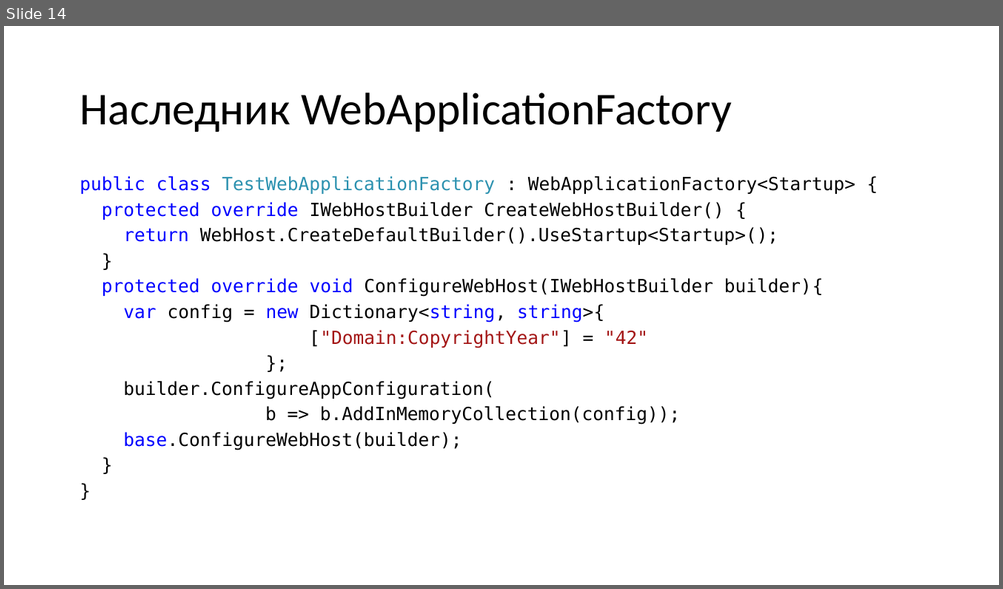
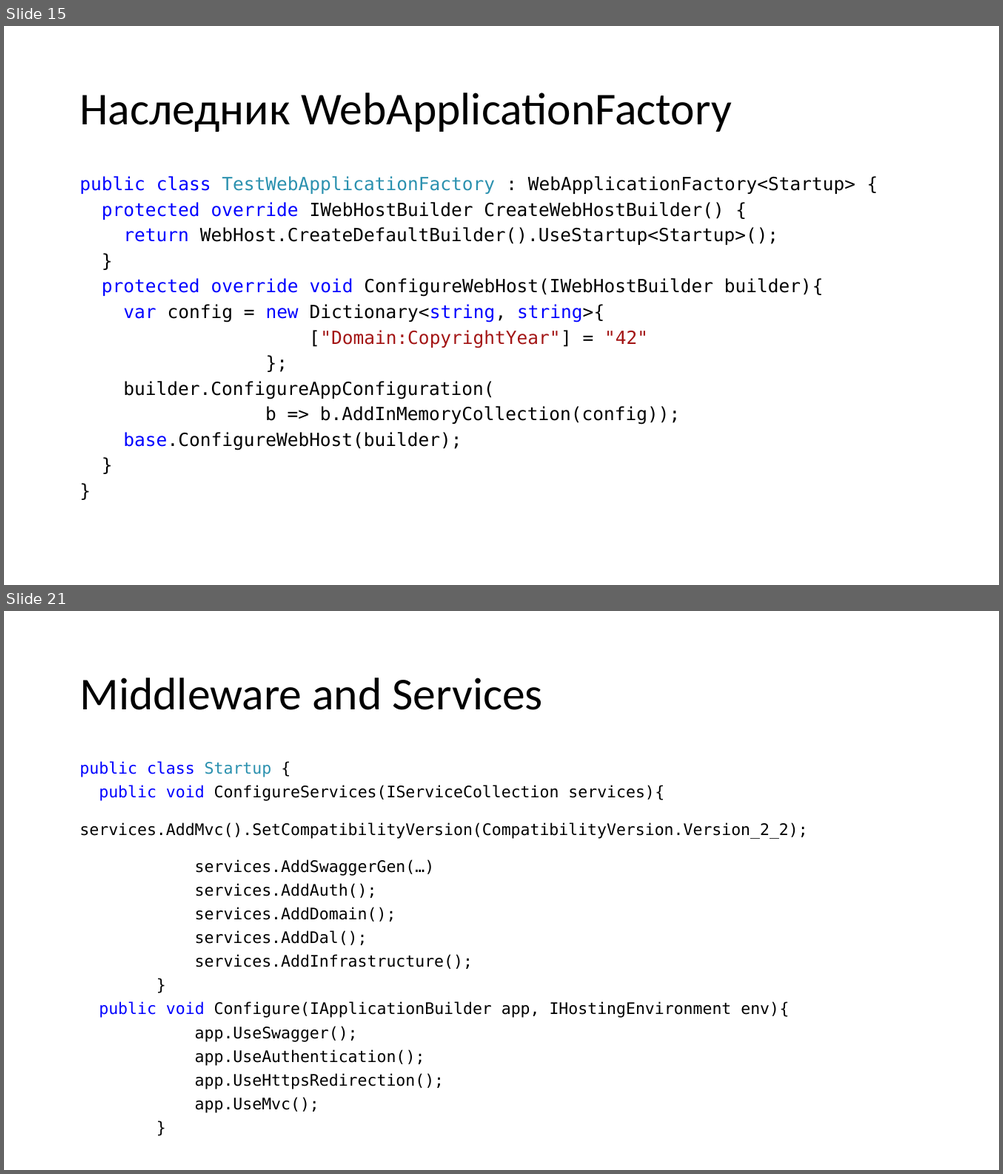
Before and after one commit to kugushev/presentations, a slide deck: 2019_Functional-Testing/Presentation.pptx. Shown one above the other, each under a label of ours: slide 14 before the commit, slides 15 and 21 after it; the slides between them are not shown. The pictures are 1003x589 and 1003x1174 pixels, drawn with LibreOffice and Linux fonts; fonts in the diff are those of the drawing. Boxes give left, top, right and bottom in pixels: in the first picture for what was removed or moved away, otherwise in the second. Text is boxed around its words. In the diff, an @@ line names an element or a change of style, - is before the commit and + after.

```diff
--- a/2019_Functional-Testing/Presentation.pptx
+++ b/2019_Functional-Testing/Presentation.pptx
@@ slide 21 added at (4,611,999,1170), background #FFFFFF @@
@@ title added at (79,678,543,710), 44 pt, text #000000 @@
+Middleware and Services
@@ text added at (79,761,807,1113), 15.4 pt, text #000000 @@
+public class Startup {
+public void ConfigureServices(IServiceCollection services){
+services.AddMvc().SetCompatibilityVersion(CompatibilityVersion.Version_2_2);
+services.AddSwaggerGen(…)
+services.AddAuth();
+services.AddDomain();
+services.AddDal();
+services.AddInfrastructure();
+}
+public void Configure(IApplicationBuilder app, IHostingEnvironment env){
+app.UseSwagger();
+app.UseAuthentication();
+app.UseHttpsRedirection();
+app.UseMvc();
+}
@@ what was slide 14 is now slide 15 @@
```
Also in this commit, not shown: 1 slide changed, 58 other slides added, 12 other files.
